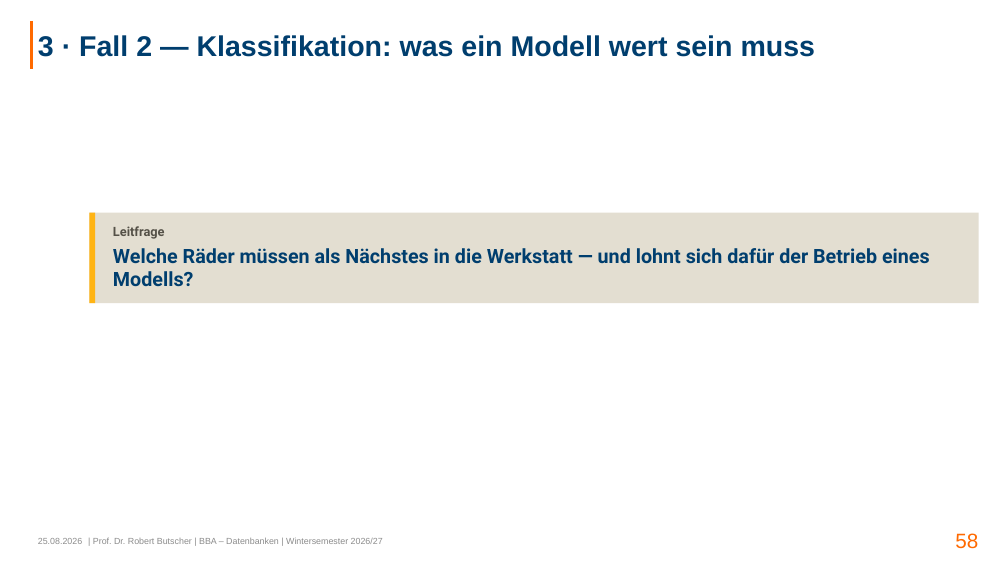
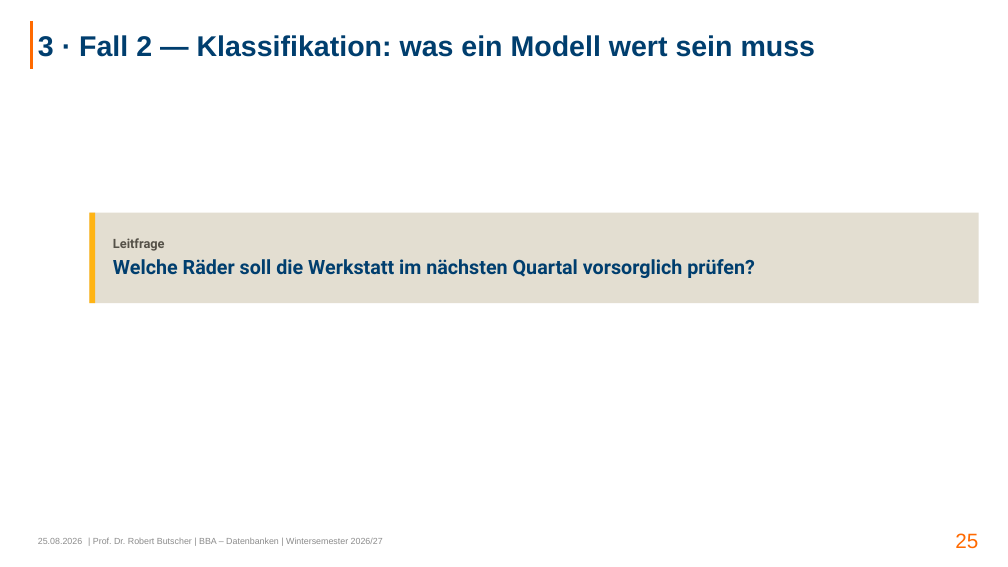
Before and after one commit to swrobuts/velocity-fallstudie, a slide deck: slide 25 of slides/velocity-crispdm.pptx (slide 58 before the commit). Drawn at 1008x567 pixels with LibreOffice and Linux fonts; fonts in the diff are those of the drawing. Boxes give left, top, right and bottom in pixels: in the first picture for what was removed or moved away, otherwise in the second. Text is boxed around its words. In the diff, an @@ line names an element or a change of style, - is before the commit and + after.

```diff
--- a/slides/velocity-crispdm.pptx
+++ b/slides/velocity-crispdm.pptx
@@ text at box(113, 259, 755, 278): text changed @@
-Welche Räder müssen als Nächstes in die Werkstatt — und lohnt sich dafür der Betrieb eines Modells?
+Welche Räder soll die Werkstatt im nächsten Quartal vorsorglich prüfen?
@@ page number at box(955, 533, 978, 549): text changed @@
-58
+25
```
Also in this commit, not shown: 11 other slides changed, 23 slides added, 91 slides removed, 2 other files.
